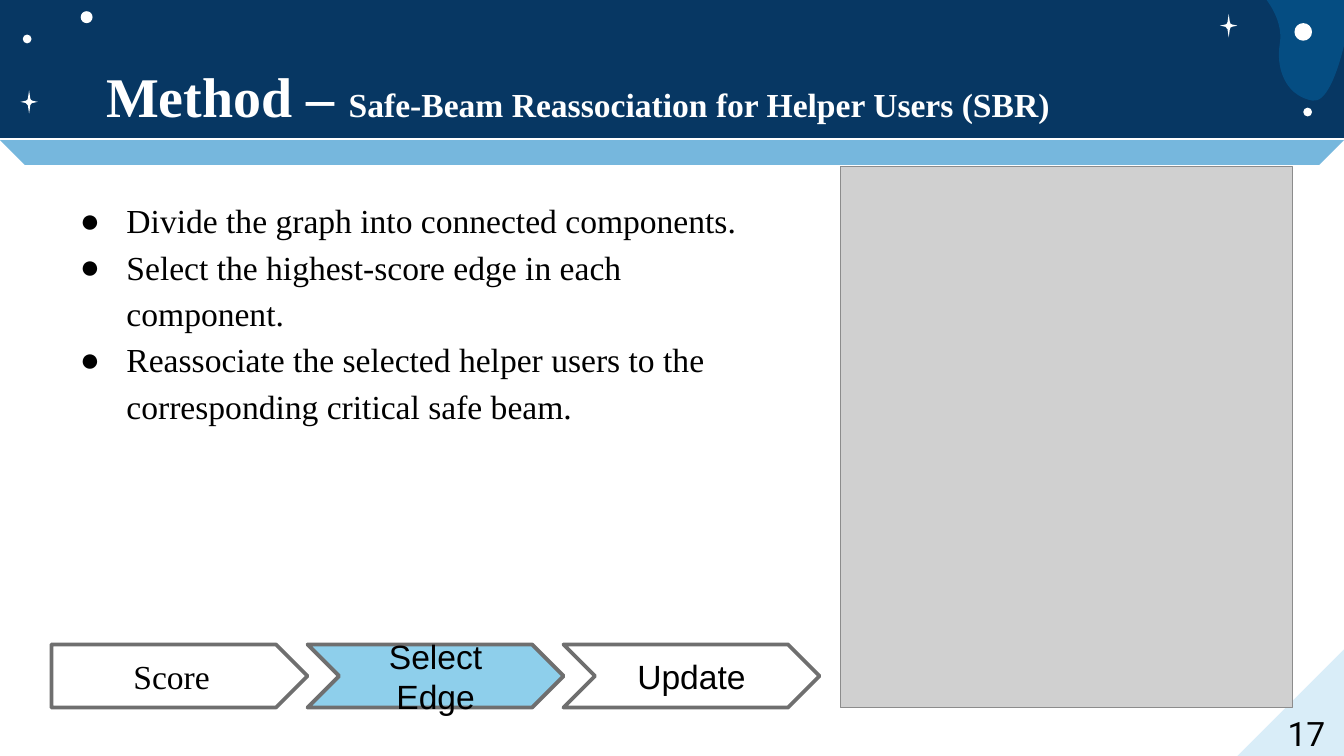
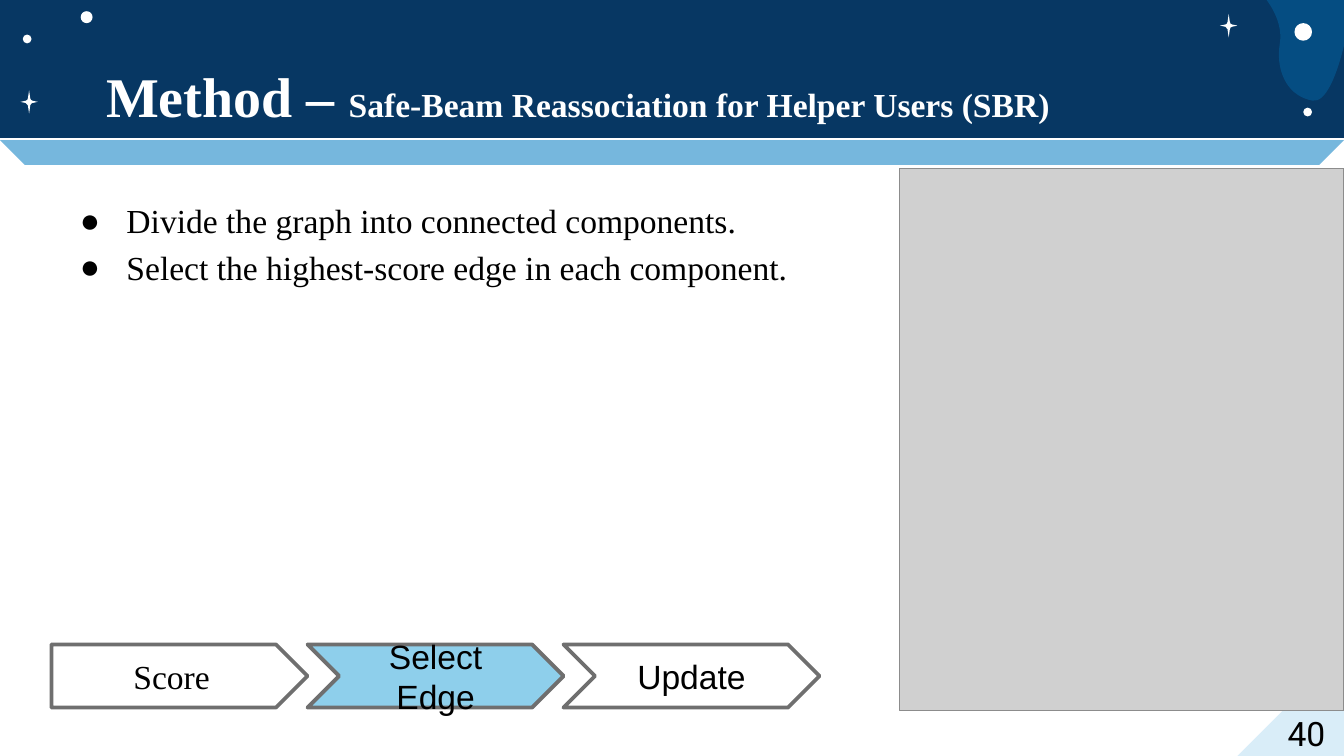
Before and after one commit to jacky9111/jacky_code, a slide deck: slide 40 of jacky_code/口試投影片.pptx (slide 17 before the commit). Drawn at 1344x756 pixels with LibreOffice and Linux fonts; fonts in the diff are those of the drawing; grey boxes stand for pictures. Boxes give left, top, right and bottom in pixels: in the first picture for what was removed or moved away, otherwise in the second. Text is boxed around its words. In the diff, an @@ line names an element or a change of style, - is before the commit and + after.

```diff
--- a/jacky_code/口試投影片.pptx
+++ b/jacky_code/口試投影片.pptx
@@ picture: place and size @@
-picture at (840, 167, 1292, 708)
+picture at (899, 169, 1344, 711)
@@ text at (126, 348, 704, 425): paragraph removed @@
-● Reassociate the selected helper users to the corresponding critical safe beam.
@@ page number at (1288, 721, 1326, 747): text changed @@
-17
+40
```
Also in this commit, not shown: 12 other slides changed, 36 slides added, 42 other files.
